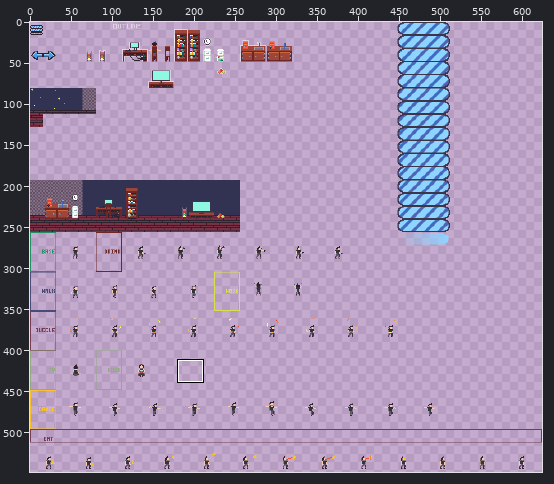
Sprite sheet, stored at res/textures/textures.png. The first picture is a wide view before the edit; the outline marks the close-up.
Close-up. Old version:
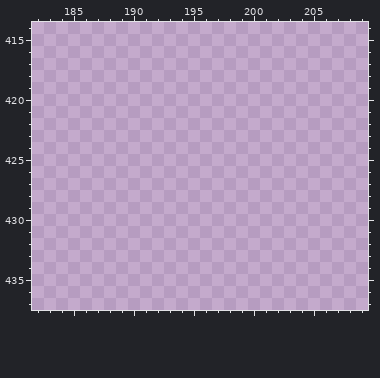
The file is 624x560 pixels. Pixels under 10% opacity are left out. Colours within 5 levels of each other are drawn and written as one. Shown: x 182..209, y 414..437. The wide view leaves out empty margins.
After:
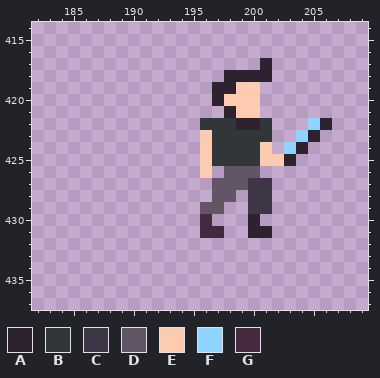
Palette (. is transparent): A #2e222f  B #313638  C #3e3546  D #625565  E #fdcbb0  F #8fd3ff  G #45293f
The edit:
y 417: x 201 . -> A
y 418: x 198..201 .... -> AAAA
y 419: x 197..200 .... -> AAEE
y 420: x 197..200 .... -> AEEE
y 421: x 198..200 ... -> AEE
y 422: x 196..201 ...... -> BBBAAB; x 205..206 .. -> FA
y 423: x 196..201 ...... -> EBBBBB; x 204..205 .. -> FA
y 424: x 196..201 ...... -> EBBBBE; x 203..204 .. -> FA
y 425: x 196..203 ........ -> EBBBBEEA
y 426: x 196 . -> E; x 198..200 ... -> DDD
y 427: x 197..201 ..... -> DDDCC
y 428: x 197..198 .. -> DD; x 200..201 .. -> CC
y 429: x 196..197 .. -> DD; x 200..201 .. -> CC
y 430: x 196 . -> G; x 200 . -> A
y 431: x 196..197 .. -> GG; x 200..201 .. -> AA
